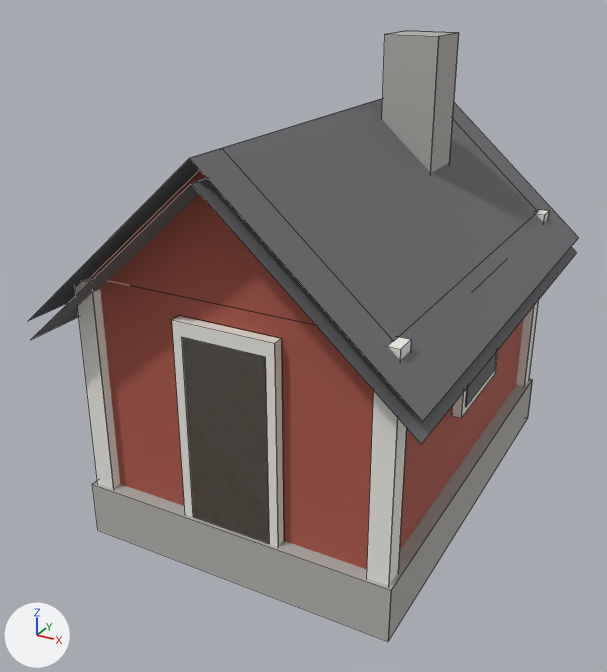
Before and after pictures for a commit that changed the Blender file assets/environment/blender/shed.blend.
One viewpoint serves both versions: a 50 mm camera at (3.96, -8.05, 5.17) aimed at (-0.23, -0.44, 1.37). Every picture has the same lights, and +X, +Y and +Z are marked at lower left. The picture after the commit comes second. Mesh edges are drawn as thin lines. Objects named as collision shapes, trigger or cutter boxes, shadow casters or lower levels of detail are left out.

In view in the first picture: 'shed_LOD0'.
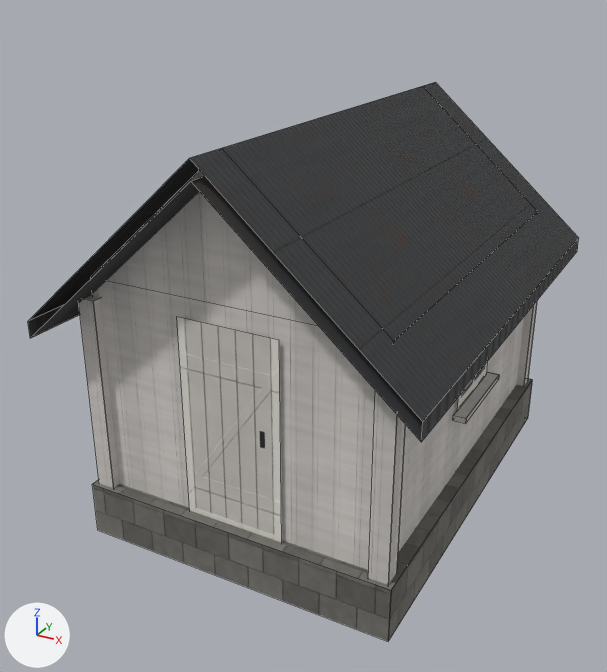
Location of each change, [x1, y1, x2, y2] in pixels of the pictures (607 x 672 px; the box of a moved part takes in the faces that stretch with it):
'shed_LOD0', reshaped (8% shorter): before [29, 31, 578, 641]; after [28, 82, 579, 641]
part 1 of me_shed_lod0, moved or reshaped: before [191, 178, 576, 444]; after [191, 176, 423, 441]
part 2 of me_shed_lod0, moved or reshaped (mostly hidden): before [83, 277, 94, 282]; after [85, 295, 99, 301]
part 3 of me_shed_lod0, moved or reshaped (not visible afterwards): before [389, 337, 411, 349]
part 4 of me_shed_lod0, moved or reshaped (not visible afterwards): before [536, 210, 548, 215]
part 5 of me_shed_lod0, rebuilt: before [389, 340, 411, 585]; after [388, 415, 405, 585]
part 6 of me_shed_lod0, rebuilt: before [516, 214, 544, 386]; after [516, 306, 533, 386]
part 7 of me_shed_lod0, rebuilt: before [524, 211, 549, 386]; after [524, 301, 537, 385]
part 8 of me_shed_lod0, rebuilt (12% narrower, 9% shorter): before [75, 281, 114, 489]; after [79, 299, 113, 488]
part 9 of me_shed_lod0, deleted: before [93, 31, 498, 586]
part 10 of me_shed_lod0, cut back: after [28, 238, 579, 585]
part 11 of me_shed_lod0, recoloured (darker): [92, 379, 532, 641] in both
part 12 of me_shed_lod0, recoloured (red to grey): [91, 170, 524, 569] in both
part 13 of me_shed_lod0, recoloured (grey to black): before [29, 99, 578, 421]; after [29, 82, 578, 421]

Edits to the bpy script that builds the scene:
```text
Add mat_bld_roofsheet:
    mat_bld_roofsheet = bpy.data.materials.new('Bld_RoofSheet')
    # uses the picture img_bld_roof_sheet_alb_png
    # uses the picture img_bld_roof_sheet_nrm_png
Add mat_bld_door:
    mat_bld_door = bpy.data.materials.new('Bld_Door')
    # uses the picture img_bld_door_alb_png
    # uses the picture img_bld_door_nrm_png
Add mat_bld_trim:
    mat_bld_trim = bpy.data.materials.new('Bld_Trim')
    # uses the picture img_bld_siding_board_alb_png
    # uses the picture img_bld_siding_board_nrm_png
Add mat_bld_stone:
    mat_bld_stone = bpy.data.materials.new('Bld_Stone')
    # uses the picture img_bld_stone_alb_png
    # uses the picture img_bld_stone_nrm_png
Add mat_bld_window:
    mat_bld_window = bpy.data.materials.new('Bld_Window')
    # uses the picture img_bld_window_alb_png
    # uses the picture img_bld_window_nrm_png
Add mat_bld_sidingboard:
    mat_bld_sidingboard = bpy.data.materials.new('Bld_SidingBoard')
    # uses the picture img_bld_siding_board_alb_png
    # uses the picture img_bld_siding_board_nrm_png
Change me_shed_lod0:
    remove me_shed_lod0.from_pydata(...)  # 334 vertices, 84 faces; spans x -2.05..2.05, y -2.7..2.7, z -0.55..4.52
    remove me_shed_lod0.materials.append(mat_paint_white)  # white #efede7
    remove me_shed_lod0.materials.append(mat_glass_dark)  # dark grey #454b50
    remove me_shed_lod0.materials.append(mat_wood_weathered)  # beige #aa9e8e
    add me_shed_lod0.from_pydata(...)  # 234 vertices, 59 faces; spans x -2.05..2.05, y -2.7..2.7, z -0.55..3.8
    me_shed_lod0 part 1: the loose piece of 4 vertices spanning x 0.0..2.05, y -2.7..2.7, z 1.81..3.6 is moved by (0.0, 0.0, 0.02), in mat_bld_roofsheet
    me_shed_lod0 part 2: the loose piece of 4 vertices spanning x -1.71..-1.49, y -2.36..-2.14, z 2.4 is moved by (0.0, 0.0, -0.2), in mat_bld_trim
    me_shed_lod0 part 3: the loose piece of 4 vertices spanning x 1.49..1.71, y -2.36..-2.14, z 2.4 is moved by (0.0, 0.0, -0.2), in mat_bld_trim
    me_shed_lod0 part 4: the loose piece of 4 vertices spanning x 1.49..1.71, y 2.14..2.36, z 2.4 is moved by (0.0, 0.0, -2.4), in mat_bld_trim
    me_shed_lod0 part 5: the loose piece of 4 vertices spanning x 1.71, y -2.36..-2.14, z 0.0..2.4 is rebuilt with 4 vertices and now spans x 1.7, y -2.35..-2.15, z 0.0..2.2, in mat_bld_trim
    me_shed_lod0 part 6: the loose piece of 4 vertices spanning x 1.49..1.71, y 2.14, z 0.0..2.4 is rebuilt with 4 vertices and now spans x 1.5..1.7, y 2.15, z 0.0..2.2, in mat_bld_trim
    me_shed_lod0 part 7: the loose piece of 4 vertices spanning x 1.71, y 2.14..2.36, z 0.0..2.4 is rebuilt with 4 vertices and now spans x 1.7, y 2.15..2.35, z 0.0..2.2, in mat_bld_trim
    me_shed_lod0 part 8: the loose piece of 4 vertices spanning x -1.71..-1.49, y -2.36, z 0.0..2.4 is rebuilt with 4 vertices and now spans x -1.7..-1.5, y -2.35, z 0.0..2.2, in mat_bld_trim
    me_shed_lod0 part 9: 45 loose pieces with 180 vertices, spanning x -1.72..1.72, y -2.36..2.36, z 0.0..4.52, are deleted
    me_shed_lod0 part 10: 6 vertices moved from x -2.05..1.49, y -2.7..2.7, z 0.0..3.6 to x -2.05..0.55, y -2.7..2.7, z 0.0..3.62; 14 vertices removed from x -1.71..1.49, y -2.36..0.59, z 0.0..2.4; 94 vertices added at x -2.05..2.05, y -2.7..2.7, z 0.0..2.2
    me_shed_lod0 part 11: 6 faces spanning x -1.75..1.75, y -2.4..2.4, z -0.55..0.05 switch from mat_stone_foundation (grey #b3b1ad) to mat_bld_stone
    me_shed_lod0 part 12: 8 faces spanning x -1.6..1.6, y -2.25..2.25, z 0.0..3.8 switch from mat_paint_falured (red #ad594b) to mat_bld_sidingboard
    me_shed_lod0 part 13: 3 faces spanning x -2.05..2.05, y -2.7..2.7, z 1.83..3.8 switch from mat_roof_dark (grey #6f6f73) to mat_bld_roofsheet
    other edits to the shape of me_shed_lod0 do not show in these pictures
    add me_shed_lod0.materials.append(mat_bld_window)
    add me_shed_lod0.materials.append(mat_bld_trim)
    add me_shed_lod0.materials.append(mat_bld_door)
```
